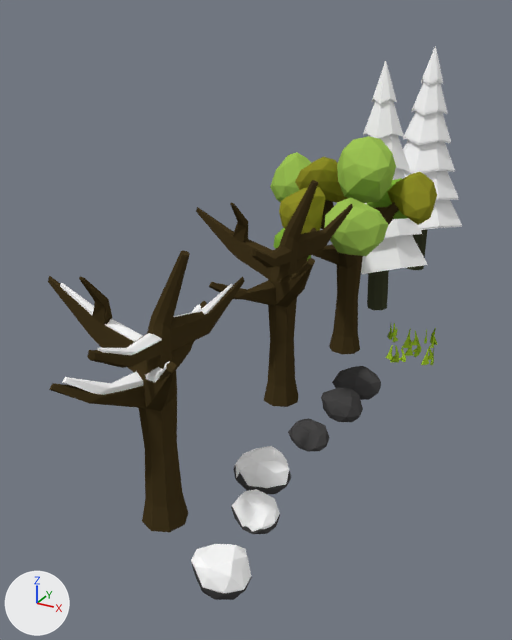
An edit to the Blender file public/models/low_poly_tree/low_poly_trees2.blend, drawn before and after from the same camera.
Rendered twice from a camera (50 mm lens) standing at (5.4, -11.22, 5.61) and looking at (0.11, -1.6, 0.81). The axes (+X, +Y, +Z) are drawn at lower left. The lights are the same throughout.

Before the edit, the objects in view are built like this:
```python
ob_low_poly_tree_2_evergreen_tree = bpy.data.objects.new('low_poly_tree_2_evergreen_tree', me_low_poly_tree_2_evergreen_tree__all)
ob_low_poly_tree_2_evergreen_tree.location = (0.77, 2.52, 1.52)
ob_low_poly_tree_2_evergreen_tree.rotation_euler = (-0.00837, -0.04, 0.0392)  # degrees (-0.5, -2.3, 2.2)
ob_low_poly_tree_2_evergreen_tree.scale = (0.631, 0.631, 0.631)
ob_low_poly_tree_2_evergreen_tree_snow = bpy.data.objects.new('low_poly_tree_2_evergreen_tree_snow', me_low_poly_tree_2_evergreen_tree_snow__all)
ob_low_poly_tree_2_evergreen_tree_snow.location = (0.9, 4.97, 1.68)
ob_low_poly_tree_2_evergreen_tree_snow.scale = (0.631, 0.631, 0.631)
ob_low_poly_tree_2_grass_1 = bpy.data.objects.new('low_poly_tree_2_grass_1', me_low_poly_tree_2_grass_1__all)
ob_low_poly_tree_2_grass_1.location = (2.2, 0.38, 0.16)
ob_low_poly_tree_2_grass_1.rotation_euler = (0.0, 0.0, -5.009)  # degrees (0, 0, -287)
ob_low_poly_tree_2_grass_1.scale = (0.158, 0.0405, 0.158)
ob_low_poly_tree_2_grass_2 = bpy.data.objects.new('low_poly_tree_2_grass_2', me_low_poly_tree_2_grass_2__all)
ob_low_poly_tree_2_grass_2.location = (2.78, -0.17, 0.16)
ob_low_poly_tree_2_grass_2.rotation_euler = (0.0, 0.0, -7.686)  # degrees (0, 0, 280)
ob_low_poly_tree_2_grass_2.scale = (0.158, 0.0405, 0.158)
ob_low_poly_tree_2_grass_3 = bpy.data.objects.new('low_poly_tree_2_grass_3', me_low_poly_tree_2_grass_3__all)
ob_low_poly_tree_2_grass_3.location = (2.59, 0.63, 0.16)
ob_low_poly_tree_2_grass_3.rotation_euler = (0.0, 0.0, -6.736)  # degrees (0, 0, 334)
ob_low_poly_tree_2_grass_3.scale = (0.158, 0.0405, 0.158)
ob_low_poly_tree_2_grass_4 = bpy.data.objects.new('low_poly_tree_2_grass_4', me_low_poly_tree_2_grass_4__all)
ob_low_poly_tree_2_grass_4.location = (1.8, 0.47, 0.16)
ob_low_poly_tree_2_grass_4.rotation_euler = (0.0, 0.0, -4.059)  # degrees (0, 0, -233)
ob_low_poly_tree_2_grass_4.scale = (0.158, 0.0405, 0.158)
ob_low_poly_tree_2_grass_5 = bpy.data.objects.new('low_poly_tree_2_grass_5', me_low_poly_tree_2_grass_5__all)
ob_low_poly_tree_2_grass_5.location = (2.46, 0.0, 0.16)
ob_low_poly_tree_2_grass_5.rotation_euler = (0.0, 0.0, -1.751)  # degrees (0, 0, -100)
ob_low_poly_tree_2_grass_5.scale = (0.158, 0.0405, 0.158)
ob_low_poly_tree_2_grass_6 = bpy.data.objects.new('low_poly_tree_2_grass_6', me_low_poly_tree_2_grass_6__all)
ob_low_poly_tree_2_grass_6.location = (2.2, -0.43, 0.16)
ob_low_poly_tree_2_grass_6.rotation_euler = (0.0, 0.0, -2.701)  # degrees (0, 0, -155)
ob_low_poly_tree_2_grass_6.scale = (0.158, 0.0405, 0.158)
ob_low_poly_tree_2_rock_4_snow = bpy.data.objects.new('low_poly_tree_2_rock_4_snow', me_low_poly_tree_2_rock_4_snow__snow)
ob_low_poly_tree_2_rock_4_snow.location = (1.77, -4.39, 0.07)
ob_low_poly_tree_2_rock_4_snow.rotation_euler = (0.0155, -0.000933, -0.0139)  # degrees (0.9, -0.1, -0.8)
ob_low_poly_tree_2_rock_4_snow.scale = (0.325, 0.325, 0.325)
# also in view: 'low_poly_tree_2_rock_6_snow' at (2.24, -6.2, 0.14); 'low_poly_tree_2_rock_3' at (1.87, -3.27, 0.06); 'low_poly_tree_2_bare_snow_tree' at (0.66, -5.61, 1.6); 'low_poly_tree_2_rock_1' at (1.93, -1.49, 0.08); 'low_poly_tree_2_bare_tree' at (0.66, -2.45, 1.7)
```
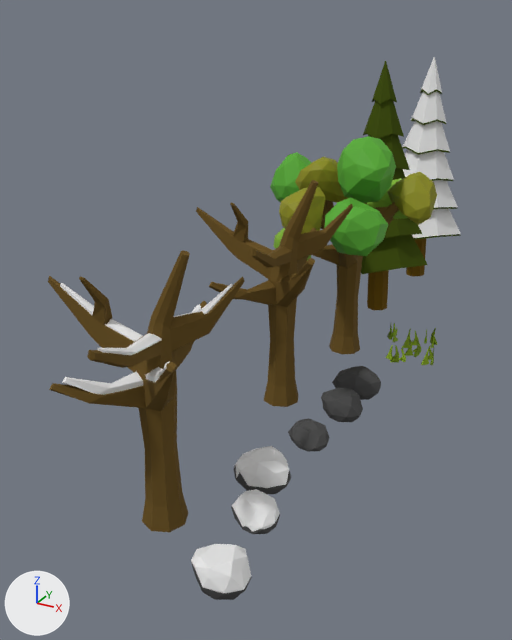
Where the change shows, as pixel boxes (x1, y1, x2, y2) in the pictures (512 x 640 px; the box of a moved part takes in the faces that stretch with it):
'low_poly_tree_2_leaf_tree', recoloured
    both: (270, 136, 437, 354)
'low_poly_tree_2_bare_snow_tree', recoloured
    both: (48, 250, 245, 532)
'low_poly_tree_2_bare_tree', recoloured
    both: (196, 180, 353, 407)
'low_poly_tree_2_evergreen_tree_snow', recoloured, reshaped (18% shorter)
    before: (402, 46, 462, 270)
    after: (402, 57, 461, 240)
'low_poly_tree_2_evergreen_tree', recoloured (white to green)
    both: (361, 61, 428, 310)
'low_poly_tree_2_bare_snow_tree__snow', recoloured
    both: (60, 283, 233, 395)
'low_poly_tree_2_rock_6_snow', recoloured
    both: (191, 544, 251, 593)
'low_poly_tree_2_rock_4_snow', recoloured
    both: (234, 446, 289, 488)
'low_poly_tree_2_rock_5_snow', recoloured
    both: (232, 489, 280, 532)
'low_poly_tree_2_evergreen_tree_snow__bottom', added
    after: (406, 238, 426, 276)
'low_poly_tree_2_grass_6', recoloured
    both: (386, 345, 406, 363)
'low_poly_tree_2_grass_5', recoloured
    both: (405, 338, 421, 357)
'low_poly_tree_2_grass_2', recoloured
    both: (421, 345, 434, 365)
'low_poly_tree_2_grass_1', recoloured
    both: (403, 331, 420, 348)
'low_poly_tree_2_grass_4', recoloured
    both: (387, 323, 398, 342)
'low_poly_tree_2_grass_3', recoloured
    both: (424, 330, 438, 348)
part 1 of me_low_poly_tree_2_evergreen_tree_snow__all, moved or reshaped
    before: (402, 46, 462, 228)
    after: (402, 57, 461, 238)
part 2 of me_low_poly_tree_2_evergreen_tree_snow__all, rebuilt
    before: (403, 79, 462, 230)
    after: (402, 89, 461, 240)
part 3 of me_low_poly_tree_2_evergreen_tree_snow__all, deleted
    before: (407, 229, 427, 270)

Patch to the scene script:
```diff
--- a/public/models/low_poly_tree/low_poly_trees2.blend.py
+++ b/public/models/low_poly_tree/low_poly_trees2.blend.py
@@ mat_material__green_grass @@
-mat_material__green_grass = diffuse_material('material__green_grass')
-mat_material__green_grass.base_color = (0.409, 0.638, 0.0354)  # green #abd135
+mat_material__green_grass = principled_material('material__green_grass')
+mat_material__green_grass.base_color = (0.259, 0.402, 0.024)  # green #8baa2b
+mat_material__green_grass.roughness = 0.7
+mat_material__green_grass.specular_ior_level = 0.1
@@ mat_material_trunk @@
-mat_material_trunk = diffuse_material('material_trunk')
-mat_material_trunk.base_color = (0.0501, 0.055, 0.0278)  # dark green #3f422e
+mat_material_trunk = principled_material('material_trunk')
+mat_material_trunk.base_color = (0.147, 0.0809, 0.00661)  # brown #6b5013
+mat_material_trunk.roughness = 0.7
+mat_material_trunk.specular_ior_level = 0.03
@@ mat_material__green_fir @@
-mat_material__green_fir = diffuse_material('material__green_fir')
-mat_material__green_fir.base_color = (1.0, 1.0, 1.0)  # white #ffffff
+mat_material__green_fir = principled_material('material__green_fir')
+mat_material__green_fir.base_color = (0.053, 0.08, 0.006)  # dark green #415012
+mat_material__green_fir.roughness = 0.7
+mat_material__green_fir.specular_ior_level = 0.03
@@ mat_material__snow @@
-mat_material__snow = diffuse_material('material__snow')
-mat_material__snow.base_color = (1.0, 1.0, 1.0)  # white #ffffff
+mat_material__snow = principled_material('material__snow')
+mat_material__snow.base_color = (0.8, 0.8, 0.8)  # white #e7e7e7
+mat_material__snow.specular_ior_level = 0.1
@@ mat_material__bark @@
-mat_material__bark = diffuse_material('material__bark')
-mat_material__bark.base_color = (0.0578, 0.0392, 0.0139)  # brown #44381f
+mat_material__bark = principled_material('material__bark')
+mat_material__bark.base_color = (0.144, 0.0868, 0.0209)  # brown #6a5328
+mat_material__bark.roughness = 0.7
+mat_material__bark.specular_ior_level = 0.05
@@ mat_material__green_leaves @@
-mat_material__green_leaves = diffuse_material('material__green_leaves')
-mat_material__green_leaves.base_color = (0.346, 0.56, 0.0914)  # green #9fc555
+mat_material__green_leaves = principled_material('material__green_leaves')
+mat_material__green_leaves.base_color = (0.103, 0.401, 0.043)  # green #5aaa3a
+mat_material__green_leaves.specular_ior_level = 0.1
@@ mat_material__beige_leaves @@
-mat_material__beige_leaves = diffuse_material('material__beige_leaves')
-mat_material__beige_leaves.base_color = (0.281, 0.278, 0.0229)  # yellow #90902a
+mat_material__beige_leaves = principled_material('material__beige_leaves')
+mat_material__beige_leaves.base_color = (0.279, 0.279, 0.023)  # yellow #90902a
+mat_material__beige_leaves.specular_ior_level = 0.1
@@ me_low_poly_tree_2_evergreen_tree_snow__all @@
 # used by ob_low_poly_tree_2_evergreen_tree_snow; location = (0.9, 4.97, 1.68); scale = (0.631, 0.631, 0.631)
-me_low_poly_tree_2_evergreen_tree_snow__all.from_pydata(...)  # 232 vertices, 197 faces; spans x -1.6..1.6, y -1.6..1.6, z -2.89..5.06
-me_low_poly_tree_2_evergreen_tree_snow__all.materials.append(mat_material_trunk)  # dark green #3f422e
+me_low_poly_tree_2_evergreen_tree_snow__all.from_pydata(...)  # 200 vertices, 186 faces; spans x -1.6..1.6, y -1.6..1.6, z -1.39..4.72
+# me_low_poly_tree_2_evergreen_tree_snow__all part 1: the loose piece of 96 vertices spanning x -1.6..1.6, y -1.6..1.6, z -0.99..5.06 is moved by (0.0, 0.0, -0.34)
+# me_low_poly_tree_2_evergreen_tree_snow__all part 2: the loose piece of 104 vertices spanning x -1.6..1.6, y -1.6..1.6, z -1.05..5.0 is rebuilt with 104 vertices and now spans x -1.6..1.6, y -1.6..1.6, z -1.39..4.66
+# me_low_poly_tree_2_evergreen_tree_snow__all part 3: the loose piece of 16 vertices spanning x -0.35..0.35, y -0.35..0.35, z -2.89..-0.82 is deleted
 me_low_poly_tree_2_evergreen_tree_snow__all.materials.append(mat_material__green_fir)
@@ me_low_poly_tree_2_evergreen_tree_snow__bottom_all @@
+me_low_poly_tree_2_evergreen_tree_snow__bottom_all.from_pydata([(-0.5, -2.95, -2.9), (-0.25, -3.05, -2.9), (-0.15, -3.3, -2.9), (-0.25, -3.55, -2.9), (-0.5, -3.66, -2.9), (-0.75, -3.55, -2.9), (-0.86, -3.3, -2.9), (-0.75, -3.05, -2.9), (-0.75, -3.05, -1.01), (-0.5, -2.95, -1.01), (-0.15, -3.3, -1.01), (-0.25, -3.55, -1.01), (-0.25, -3.05, -1.01), (-0.86, -3.3, -1.01), (-0.5, -3.66, -1.01), (-0.75, -3.55, -1.01)], [], [(0, 1, 2, 3, 4, 5, 6, 7), (1, 0, 9, 12), (10, 2, 1, 12), (11, 3, 2, 10), (14, 4, 3, 11), (15, 5, 4, 14), (6, 5, 15, 13), (0, 7, 8, 9), (7, 6, 13, 8)])
+me_low_poly_tree_2_evergreen_tree_snow__bottom_all.materials.append(mat_material_trunk)  # brown #6b5013
@@ ob_low_poly_tree_2_evergreen_tree_snow__bottom @@
+ob_low_poly_tree_2_evergreen_tree_snow__bottom = bpy.data.objects.new('low_poly_tree_2_evergreen_tree_snow__bottom', me_low_poly_tree_2_evergreen_tree_snow__bottom_all)
+ob_low_poly_tree_2_evergreen_tree_snow__bottom.parent = ob_low_poly_tree_2_evergreen_tree_snow
+ob_low_poly_tree_2_evergreen_tree_snow__bottom.location = (1.085, 7.081, 1.513)
+ob_low_poly_tree_2_evergreen_tree_snow__bottom.rotation_euler = (-0.00837, -0.04, 0.0392)  # degrees (-0.5, -2.3, 2.2)
+ob_low_poly_tree_2_evergreen_tree_snow__bottom.scale = (0.631, 0.631, 0.631)
```
